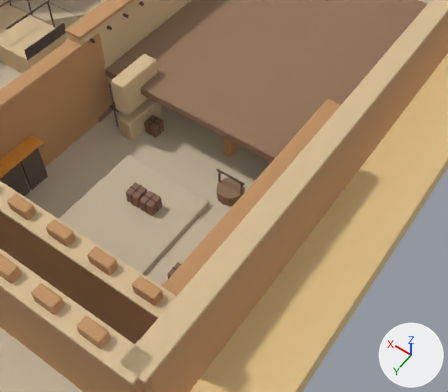
Before and after pictures for a commit that changed the glTF model apps/web/public/hd_dust2.glb.
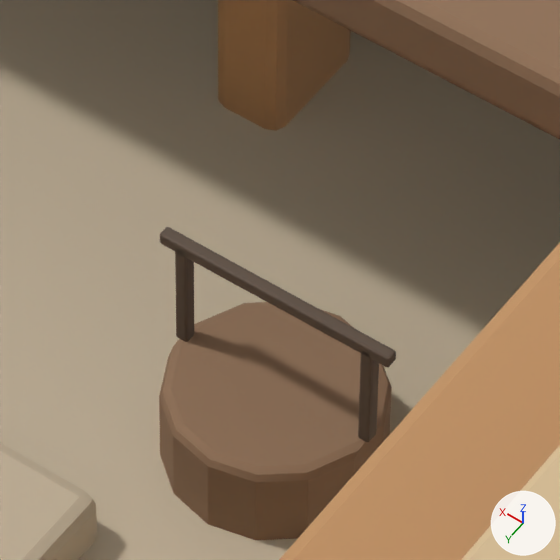
Old and new are each drawn from a 50 mm lens placed at (-19.7, 220.4, 118.4), pointed at (32.0, 147.9, 4.5) and again close up on the part from 44% to 59% of the width and 36% to 53% of the height. Every picture has the same lights, and +X, +Y and +Z are marked at lower right. The first two pictures are the older version. Objects named as collision shapes, trigger or cutter boxes, shadow casters or lower levels of detail are left out. Vertices at exactly the same position are counted once.

Names of what the first close-up shows: 'Cornice_Perimeter_W_NonCol', 'SiteB_Plant_Platform', 'SiteB_UpperDark_Exit', 'SiteB_Well', 'SiteB_Well_Beam_NonCol', 'SiteB_Well_Post_1205', 'SiteB_Well_Post_994', 'SiteB_West_Wall', 'Terrain_Ground', 'Tunnel_Roof_Slab'.
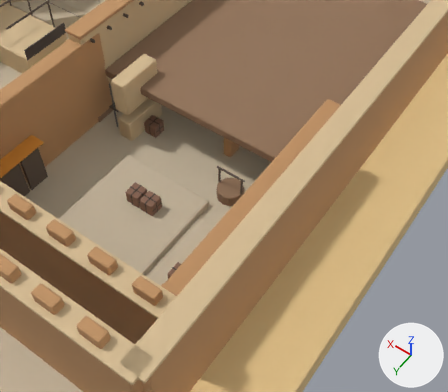
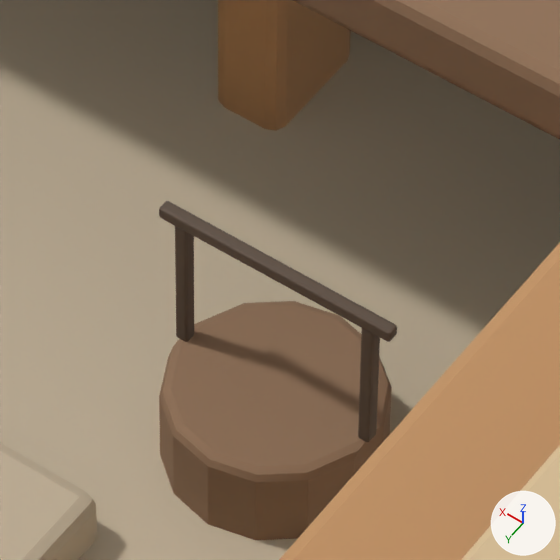
Boxes [x1, y1, x2, y2] around the edits, measured in the close-ups (560 x 560 px):
'SiteB_Well_Beam_NonCol', moved: before [160, 227, 396, 367]; after [159, 201, 397, 342]
'SiteB_Well_Post_1205', reshaped (24% taller): before [175, 249, 194, 342]; after [175, 226, 194, 342]
'SiteB_Well_Post_994', reshaped (25% taller): before [358, 351, 379, 442]; after [358, 328, 380, 442]

The change in detail:
me_siteb_well_beam_noncol is used by ob_siteb_well_beam_noncol; location (0.0, 0.0, 0.0).
me_siteb_well_beam_noncol had 56 vertices, 108 faces and spanned x 29.1..36.9, y 143.79..144.21, z 6.69..7.11.
me_siteb_well_beam_noncol now has 56 vertices, 108 faces and spans x 29.1..36.9, y 143.79..144.21, z 7.8..8.22.
me_siteb_well_beam_noncol part 1: the whole mesh is moved by (0.0, 0.0, 1.11).
me_siteb_well_post_994 is used by ob_siteb_well_post_994; location (0.0, 0.0, 0.0).
me_siteb_well_post_994 had 24 vertices, 44 faces and spanned x 29.64..30.06, y 143.79..144.21, z 3.0..6.9.
me_siteb_well_post_994 now has 24 vertices, 44 faces and spans x 29.64..30.06, y 143.79..144.21, z 3.0..7.8.
Part 2, on me_siteb_well_post_994:
4 vertices are removed from x 29.72..29.98, y 143.79..144.21, z 6.9.
18 faces are deleted.
4 vertices in x 29.64..30.06, y 143.87..144.13, z 6.82 move by (0.0, 0.0, 0.98).
4 vertices in x 29.66..30.04, y 143.81..144.19, z 6.88 move by (0.0, 0.0, 0.92).
4 vertices are added at (29.72, 143.79, 7.8), (29.72, 144.21, 7.8), (29.98, 143.79, 7.8), (29.98, 144.21, 7.8).
18 new faces join them.
me_siteb_well_post_1205 is used by ob_siteb_well_post_1205; location (0.0, 0.0, 0.0).
me_siteb_well_post_1205 had 24 vertices, 44 faces and spanned x 35.94..36.36, y 143.79..144.21, z 3.0..6.9.
me_siteb_well_post_1205 now has 24 vertices, 44 faces and spans x 35.94..36.36, y 143.79..144.21, z 3.0..7.8.
Part 3, on me_siteb_well_post_1205:
4 vertices are removed from x 36.02..36.28, y 143.79..144.21, z 6.9.
18 faces are deleted.
4 vertices in x 35.94..36.36, y 143.87..144.13, z 6.82 move by (0.0, 0.0, 0.98).
4 vertices in x 35.96..36.34, y 143.81..144.19, z 6.88 move by (0.0, 0.0, 0.92).
4 vertices are added at (36.02, 143.79, 7.8), (36.02, 144.21, 7.8), (36.28, 143.79, 7.8), (36.28, 144.21, 7.8).
18 new faces join them.
